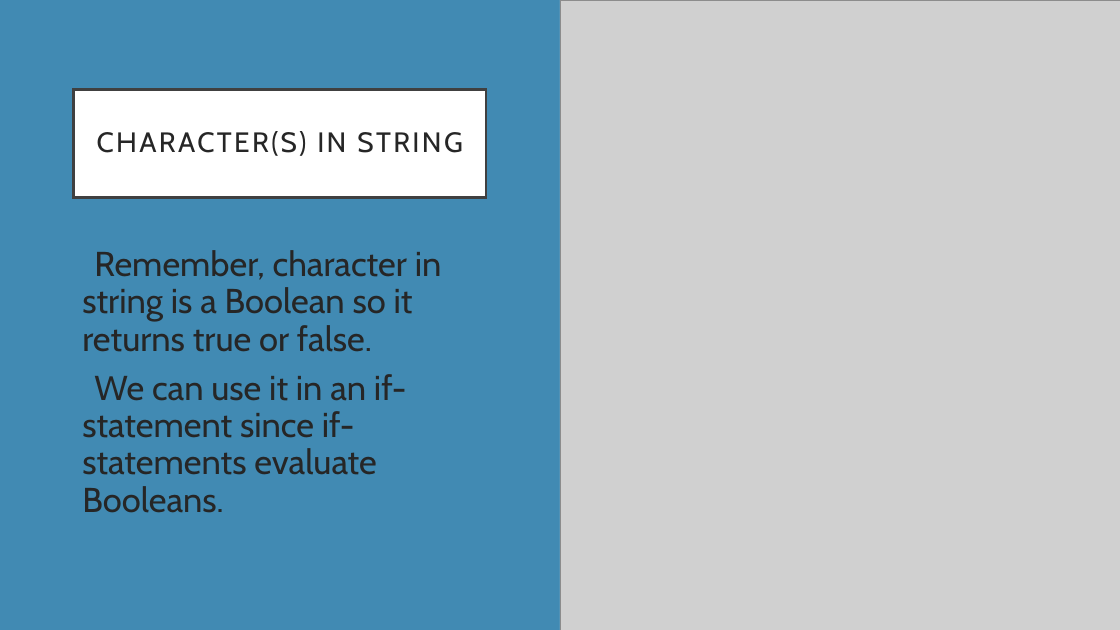
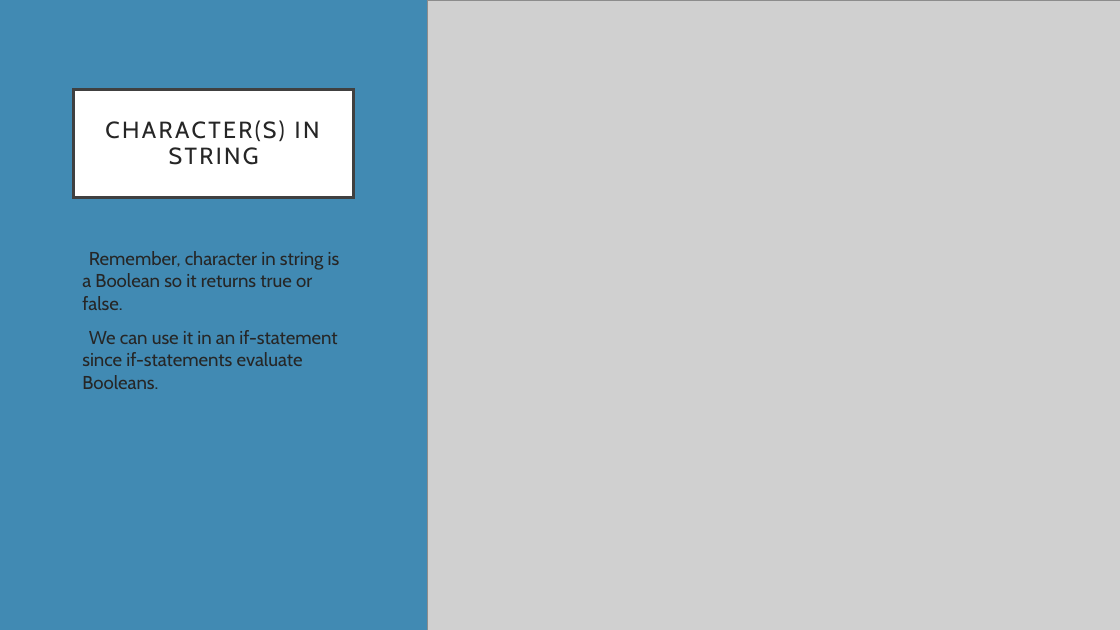
Before and after one commit to rsera/Junior-Knights, a slide deck: slide 11 of Python Day 6 Strings and Lists.pptx (slide 10 before the commit). Drawn at 1120x630 pixels with LibreOffice and Linux fonts; fonts in the diff are those of the drawing; grey boxes stand for pictures. Boxes give left, top, right and bottom in pixels: in the first picture for what was removed or moved away, otherwise in the second. Text is boxed around its words. In the diff, an @@ line names an element or a change of style, - is before the commit and + after.

```diff
--- a/Python Day 6 Strings and Lists.pptx
+++ b/Python Day 6 Strings and Lists.pptx
@@ picture: place and size @@
-picture at (560, 0, 1120, 630)
+picture at (428, 0, 1120, 630)
@@ title "CHARACTER(S) IN STRING": place and size @@
-title "CHARACTER(S) IN STRING" at (74, 90, 486, 197)
+title "CHARACTER(S) IN STRING" at (74, 90, 354, 197)
@@ title "CHARACTER(S) IN STRING" at (74, 90, 354, 197): size 24 to 20 pt @@
@@ text "Remember, character in string is ..." at (82, 251, 340, 389): size 29.6 to 16 pt; line spacing 0.9 to 1 @@
```
Also in this commit, not shown: 7 other slides changed, 7 slides added.
